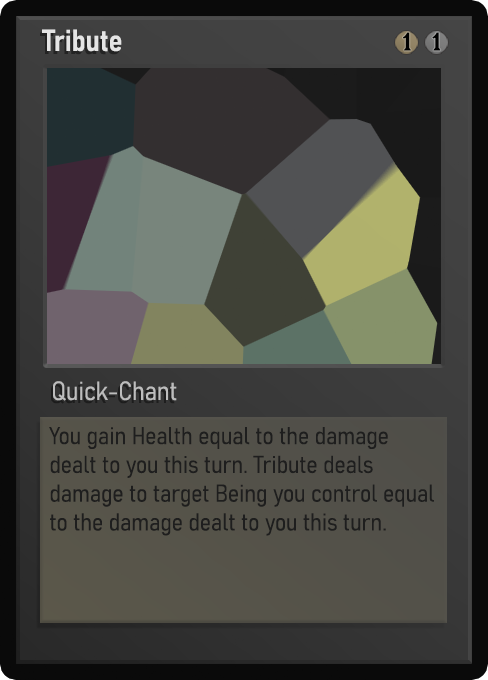
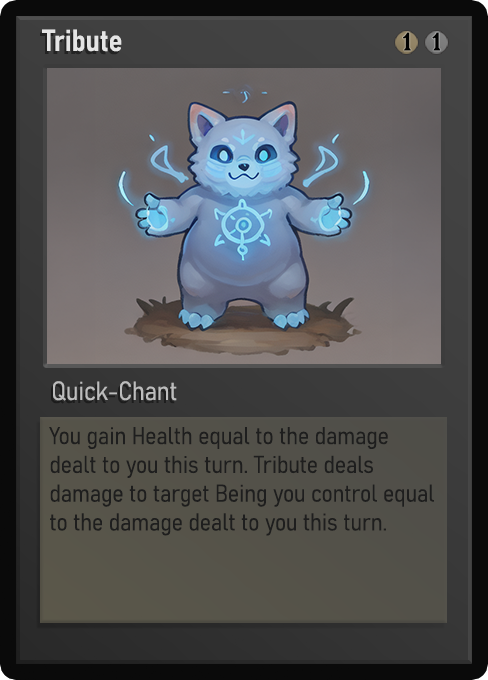
Before/after of a 488x680 layered artwork. What changed in the layer stack:
painted on "Name" over [79, 35, 121, 52]
painted on "Class" over [55, 383, 156, 401]
painted on "Desc_norm" over [50, 431, 427, 536]
painted on "Artwork" over [47, 68, 441, 364]
